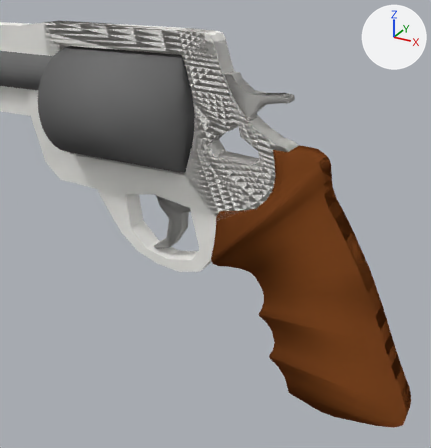
The Blender file Magnum460.blend, before and after one commit.
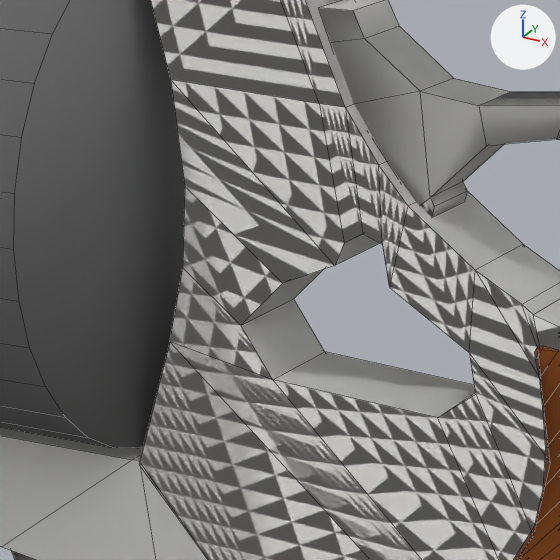
There are two pictures of each version: one from a 50 mm lens placed at (5.61, -5.33, 2.54), pointed at (2.89, -0.37, 0.06), one close up on the part from 36% to 65% of the width and 16% to 44% of the height. The axes (+X, +Y, +Z) are drawn at upper right. The lights are the same throughout. The close-ups show mesh edges as thin lines.
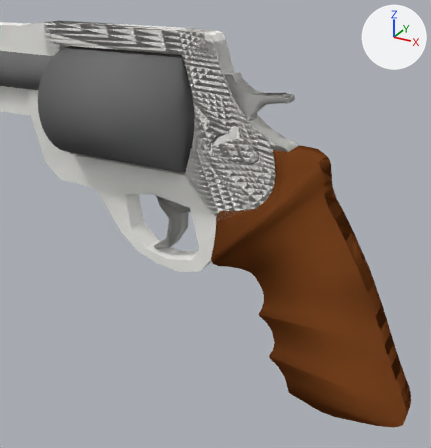
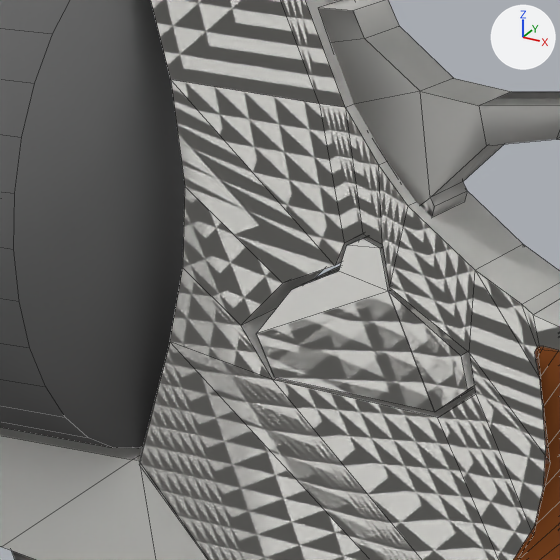
Boxes [x1, y1, x2, y2] around the edits, measured in the close-ups (560 x 560 px):
'Cube.003', reshaped
    before: [0, 344, 246, 560]
    after: [0, 236, 474, 560]
part 1 of me_cube_004, added
    after: [256, 236, 474, 412]

What the commit changed:
me_cube_004 is used by ob_cube_003; location (3.515, -0.064, 0.867); scale (0.0188, 0.0188, 0.0188).
me_cube_004 had 388 vertices, 296 faces, 32 loose edges and spanned x -439.0..2.0, y -1.0..13.0, z -89.0..56.0.
me_cube_004 now has 622 vertices, 548 faces, 32 loose edges and spans x -439.0..2.0, y -1.0..13.0, z -89.0..56.0.
me_cube_004 part 1: a new loose piece of 234 vertices spanning x -45.0..-16.0, y -1.0..13.0, z -11.0..9.0, in mat_material_001 (light grey #e0dfdb).
